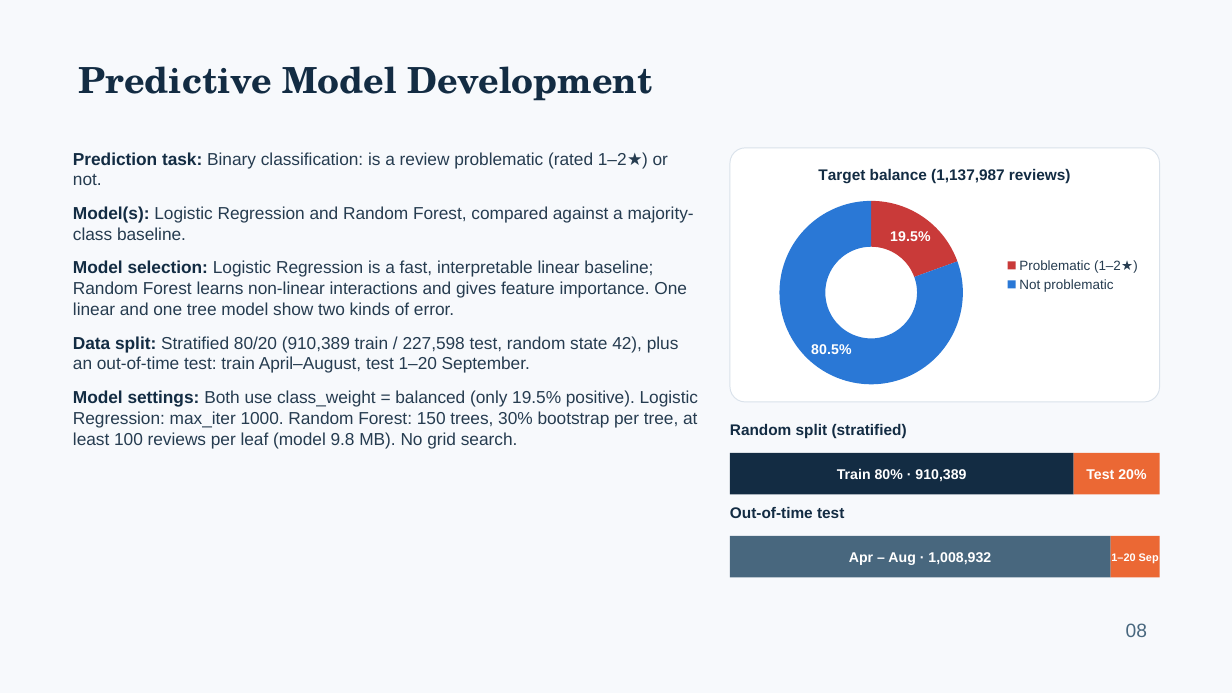
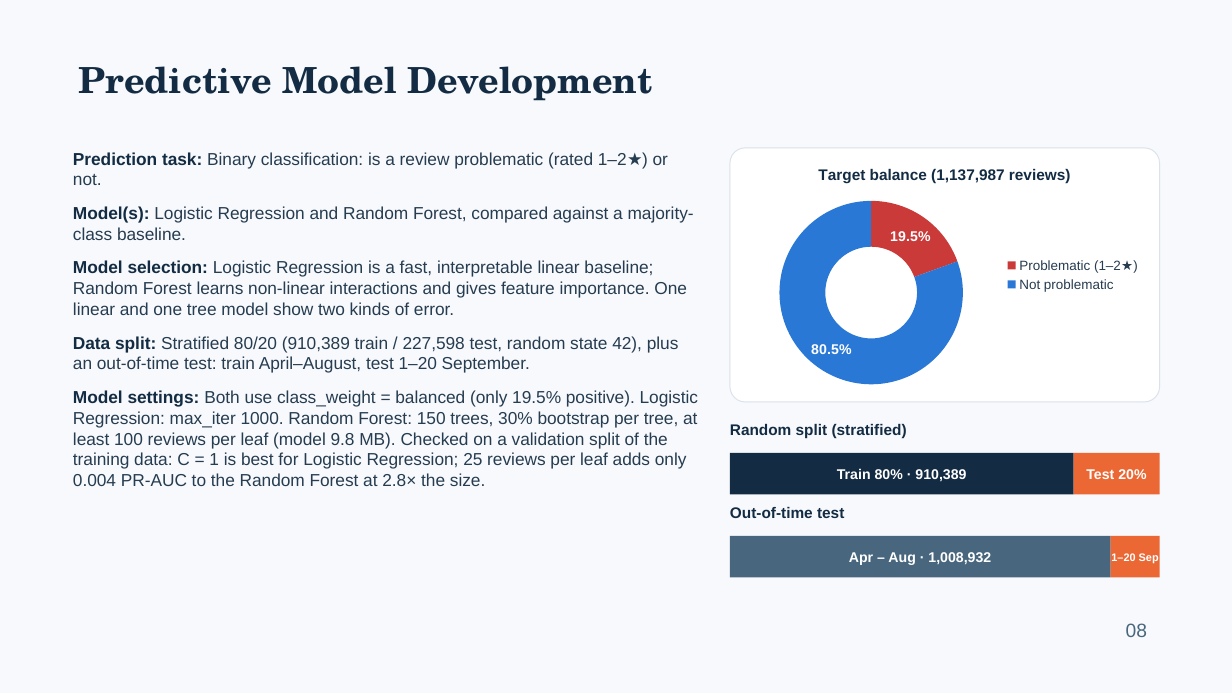
Before and after one commit to Adithya-Monish-Kumar-K/ba-capstone-app-reviews, a slide deck: slide 8 of docs/Review_1_Presentation.pptx. Drawn at 1232x693 pixels with LibreOffice and Linux fonts; fonts in the diff are those of the drawing. Boxes give left, top, right and bottom in pixels: in the first picture for what was removed or moved away, otherwise in the second. Text is boxed around its words. In the diff, an @@ line names an element or a change of style, - is before the commit and + after.

```diff
--- a/docs/Review_1_Presentation.pptx
+++ b/docs/Review_1_Presentation.pptx
@@ text at (x1=73, y1=390, x2=698, y2=486): text changed @@
-Model settings: Both use class_weight = balanced (only 19.5% positive). Logistic Regression: max_iter 1000. Random Forest: 150 trees, 30% bootstrap per tree, at least 100 reviews per leaf (model 9.8 MB). No grid search.
+Model settings: Both use class_weight = balanced (only 19.5% positive). Logistic Regression: max_iter 1000. Random Forest: 150 trees, 30% bootstrap per tree, at least 100 reviews per leaf (model 9.8 MB). Checked on a validation split of the training data: C = 1 is best for Logistic Regression; 25 reviews per leaf adds only 0.004 PR-AUC to the Random Forest at 2.8× the size.
```
Also in this commit, not shown: 6 other slides changed, 15 other files.
